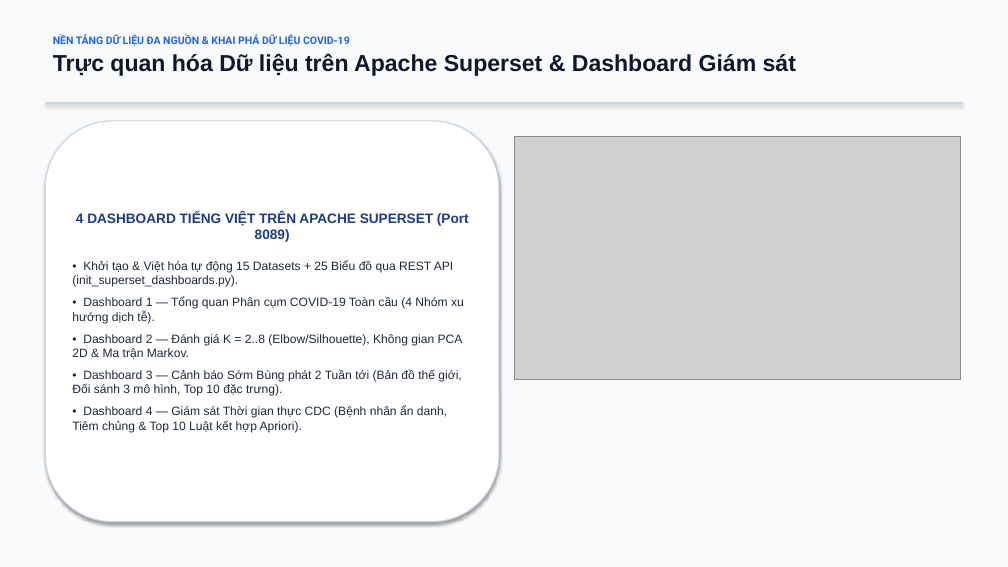
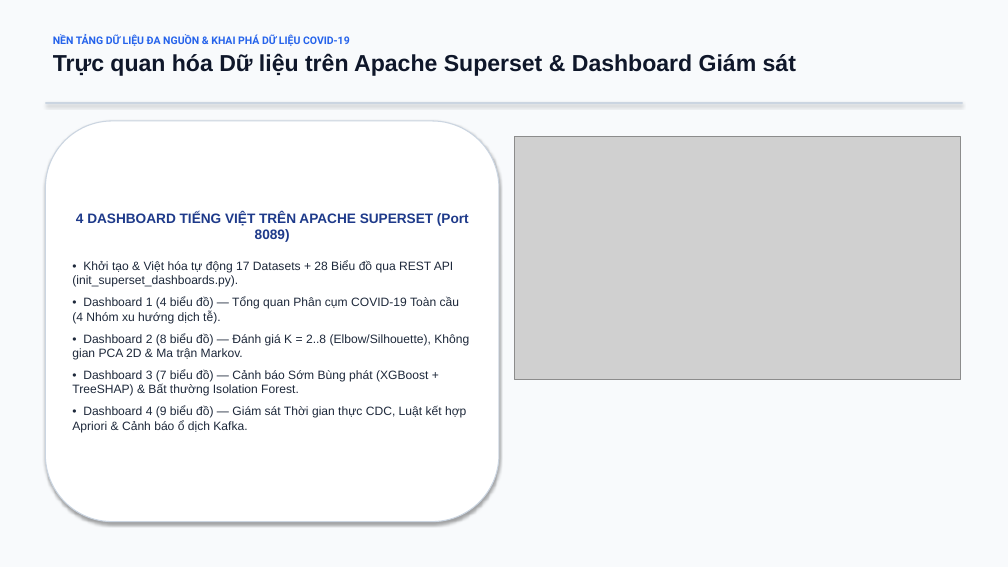
Before and after one commit to ninhduo263/global-health-data-platform, a slide deck: slide 19 of baocao/slide-datamining.pptx. Drawn at 1008x567 pixels with LibreOffice and Linux fonts; fonts in the diff are those of the drawing; grey boxes stand for pictures. Boxes give left, top, right and bottom in pixels: in the first picture for what was removed or moved away, otherwise in the second. Text is boxed around its words. In the diff, an @@ line names an element or a change of style, - is before the commit and + after.

Commit message:
docs: synchronize 11 containers, 17 datasets, 28 charts & 28/28 tests across all reports, slides and guides

```diff
--- a/baocao/slide-datamining.pptx
+++ b/baocao/slide-datamining.pptx
@@ text in rounded rectangle at box(72, 261, 469, 432): text changed @@
-• Khởi tạo & Việt hóa tự động 15 Datasets + 25 Biểu đồ qua REST API (init_superset_dashboards.py).
-• Dashboard 1 — Tổng quan Phân cụm COVID-19 Toàn cầu (4 Nhóm xu hướng dịch tễ).
-• Dashboard 2 — Đánh giá K = 2..8 (Elbow/Silhouette), Không gian PCA 2D & Ma trận Markov.
-• Dashboard 3 — Cảnh báo Sớm Bùng phát 2 Tuần tới (Bản đồ thế giới, Đối sánh 3 mô hình, Top 10 đặc trưng).
-• Dashboard 4 — Giám sát Thời gian thực CDC (Bệnh nhân ẩn danh, Tiêm chủng & Top 10 Luật kết hợp Apriori).
+• Khởi tạo & Việt hóa tự động 17 Datasets + 28 Biểu đồ qua REST API (init_superset_dashboards.py).
+• Dashboard 1 (4 biểu đồ) — Tổng quan Phân cụm COVID-19 Toàn cầu (4 Nhóm xu hướng dịch tễ).
+• Dashboard 2 (8 biểu đồ) — Đánh giá K = 2..8 (Elbow/Silhouette), Không gian PCA 2D & Ma trận Markov.
+• Dashboard 3 (7 biểu đồ) — Cảnh báo Sớm Bùng phát (XGBoost + TreeSHAP) & Bất thường Isolation Forest.
+• Dashboard 4 (9 biểu đồ) — Giám sát Thời gian thực CDC, Luật kết hợp Apriori & Cảnh báo ổ dịch Kafka.
```
Also in this commit, not shown: 2 other slides changed, 7 other files.
